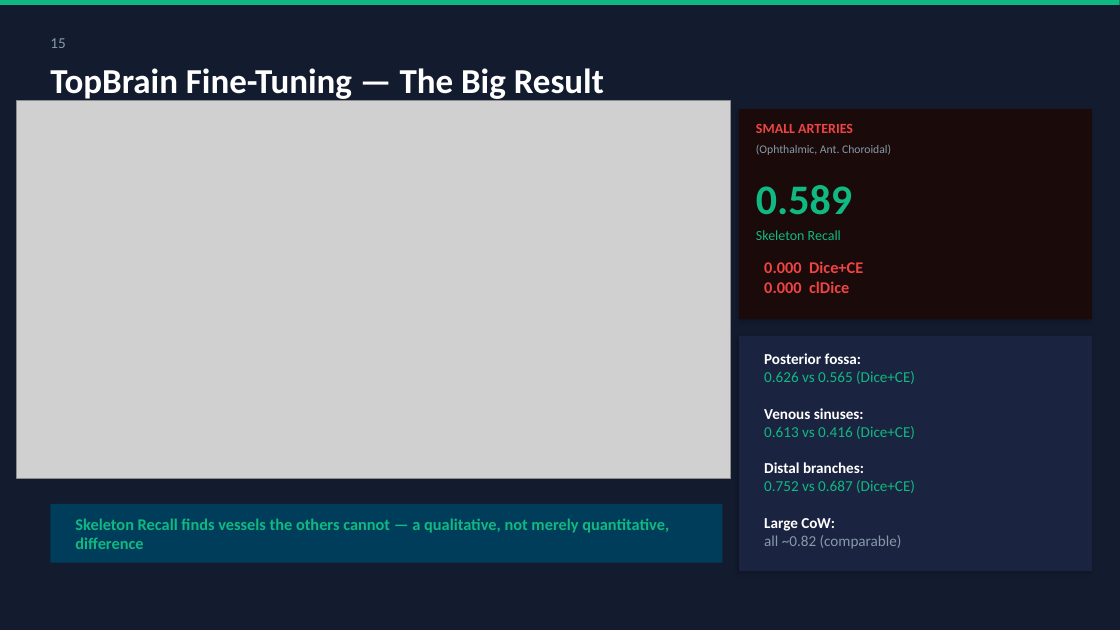
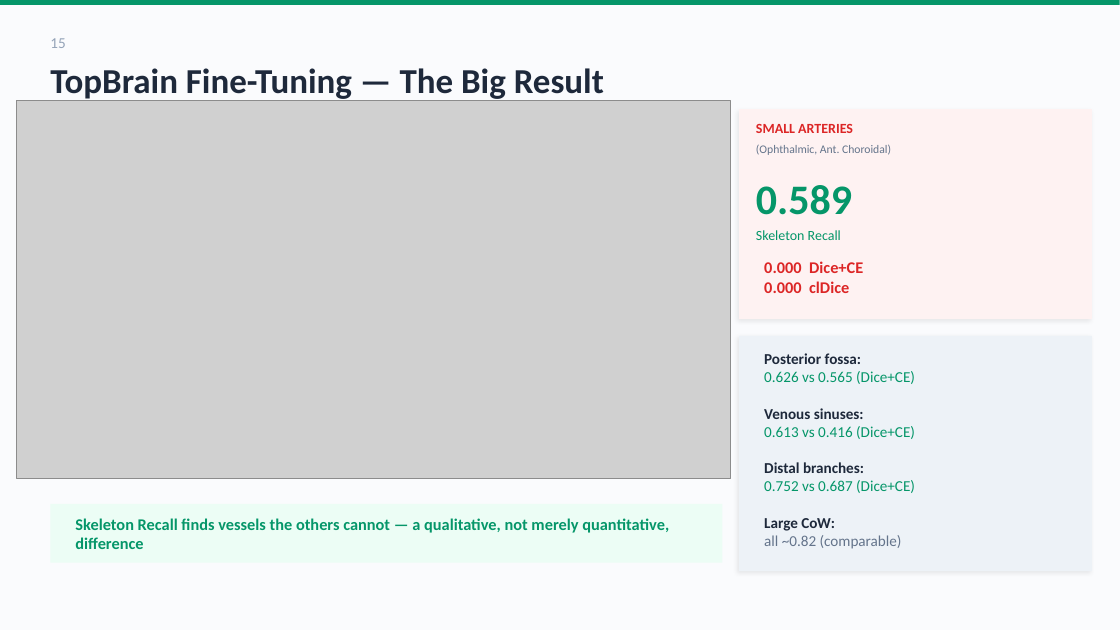
Before and after one commit to SamihAmer/Deep-Learning-for-Computer-Vision, a slide deck: slide 16 of vessel_seg_v2/CTA Seg V2/report/presentation_v2.pptx. Drawn at 1120x630 pixels with LibreOffice and Linux fonts; fonts in the diff are those of the drawing; grey boxes stand for pictures. Boxes give left, top, right and bottom in pixels: in the first picture for what was removed or moved away, otherwise in the second. Text is boxed around its words. In the diff, an @@ line names an element or a change of style, - is before the commit and + after.

```diff
--- a/vessel_seg_v2/CTA Seg V2/report/presentation_v2.pptx
+++ b/vessel_seg_v2/CTA Seg V2/report/presentation_v2.pptx
@@ background #131B2E to #FAFBFD @@
@@ rectangle at (0, 0, 1120, 5): fill #10B981 to #059669 @@
@@ text "15" at (50, 38, 65, 48): text colour #8899AA to #94A3B8 @@
@@ text "TopBrain Fine-Tuning — The Big ..." at (50, 68, 604, 102): text colour #FFFFFF to #1E293B @@
@@ rectangle at (739, 109, 1092, 319): fill #1A0A0A to #FEF2F2; shadow changed @@
@@ text "SMALL ARTERIES" at (756, 124, 853, 133): text colour #EF4444 to #DC2626 @@
@@ text "(Ophthalmic, Ant. Choroidal)" at (756, 144, 891, 155): text colour #8899AA to #64748B @@
@@ text "0.000 Dice+CE" at (764, 261, 863, 293): text colour #EF4444 to #DC2626 @@
@@ rectangle at (739, 336, 1092, 571): fill #1A2340 to #EDF2F7; shadow changed @@
@@ text "Posterior fossa:" at (764, 353, 915, 549): text colour #FFFFFF to #1E293B in "Posterior fossa:", "Venous sinuses:", "Distal branches:", "Large CoW:"; text colour #10B981 to #059669 in "0.626 vs 0.565 (Dice+CE)", "0.613 vs 0.416 (Dice+CE)", "0.752 vs 0.687 (Dice+CE)"; text colour #8899AA to #64748B in "all ~0.82 (comparable)" @@
@@ rectangle at (50, 504, 723, 563): fill #003D5B to #ECFDF5 @@
@@ text colour #10B981 to #059669 in 3 elements at (756, 185, 852, 215), (756, 230, 841, 240), (75, 518, 669, 549) @@
```
Also in this commit, not shown: 20 other slides changed, 14 other files.
